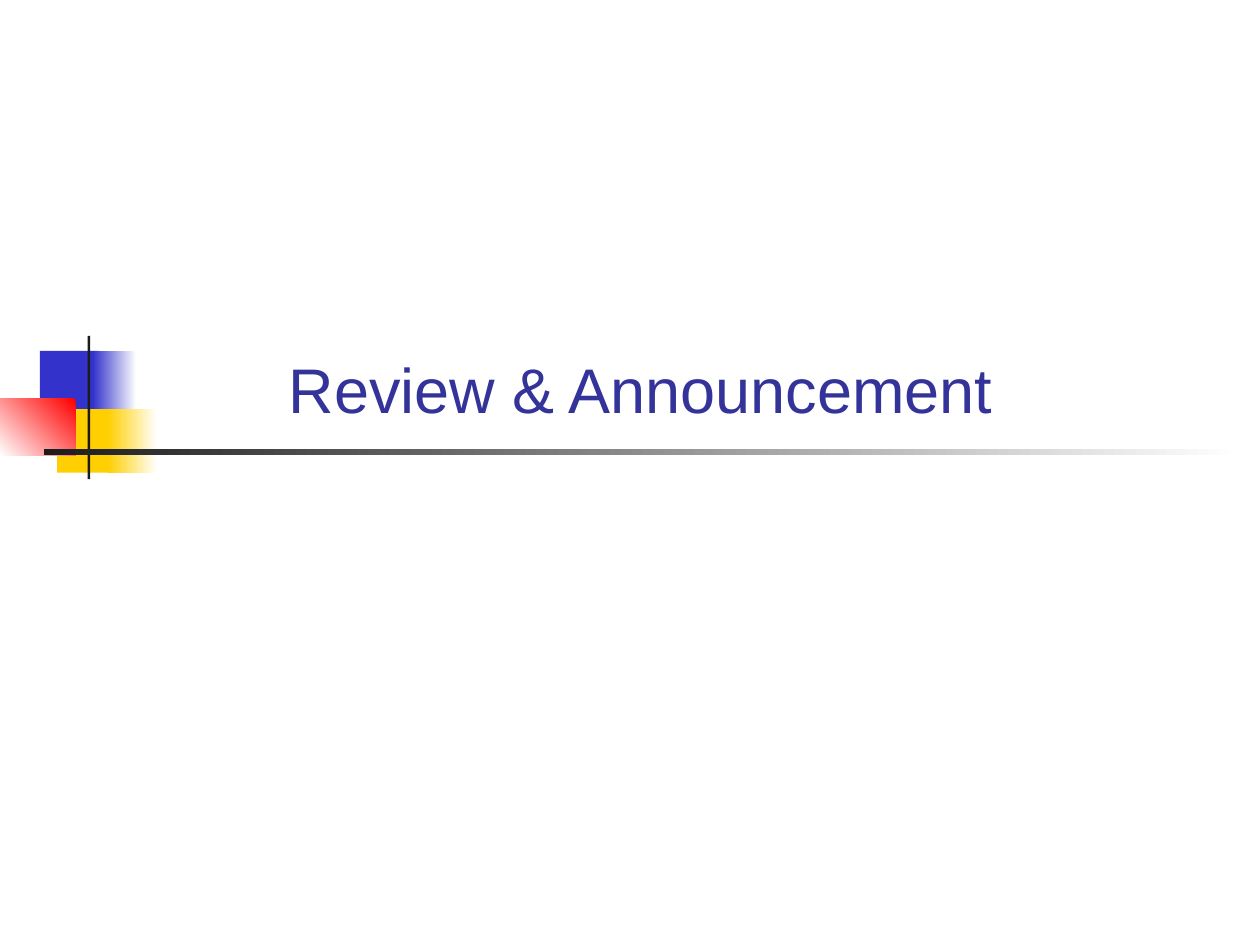
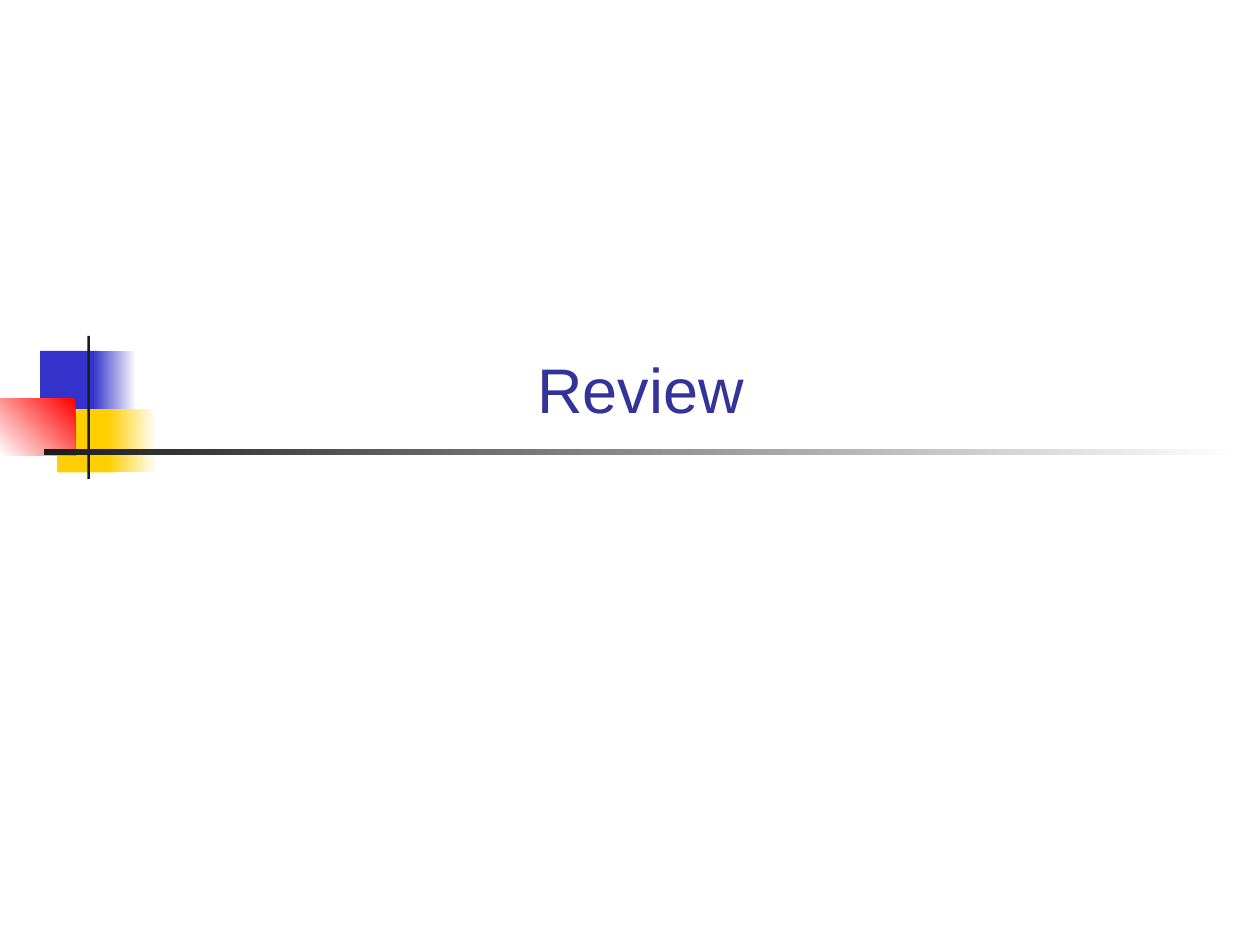
Before and after one commit to skeoop/skeoop.github.io, a slide deck: slide 1 of review/Week7-Review.ppt. Drawn at 1260x945 pixels with LibreOffice and Linux fonts; fonts in the diff are those of the drawing. Boxes give left, top, right and bottom in pixels: in the first picture for what was removed or moved away, otherwise in the second. Text is boxed around its words. In the diff, an @@ line names an element or a change of style, - is before the commit and + after.

```diff
--- a/review/Week7-Review.ppt
+++ b/review/Week7-Review.ppt
@@ title at [537, 367, 744, 414]: text changed @@
-Review & Announcement
+Review
```
Also in this commit, not shown: 3 slides added, 6 slides removed, 7 other files.
